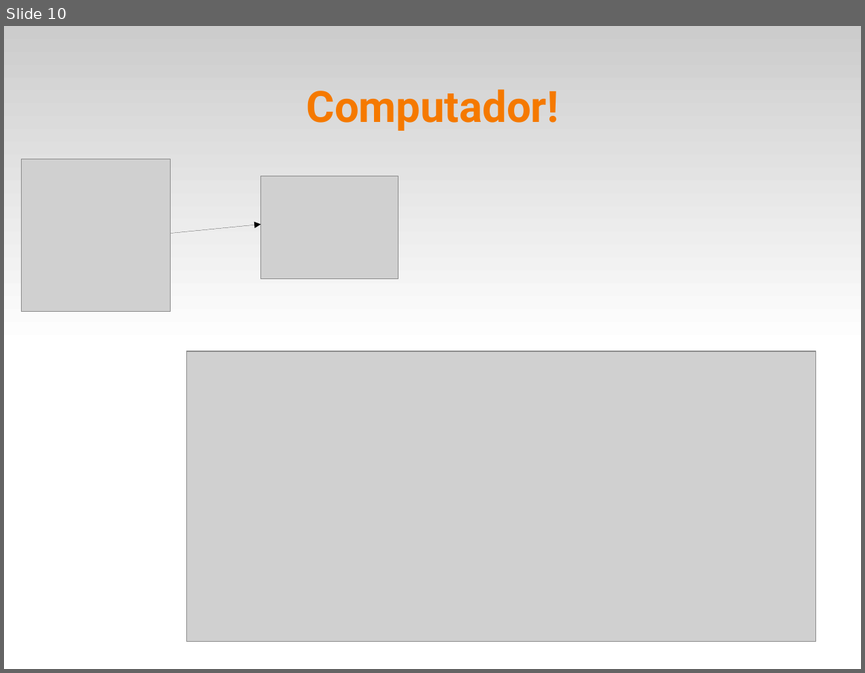
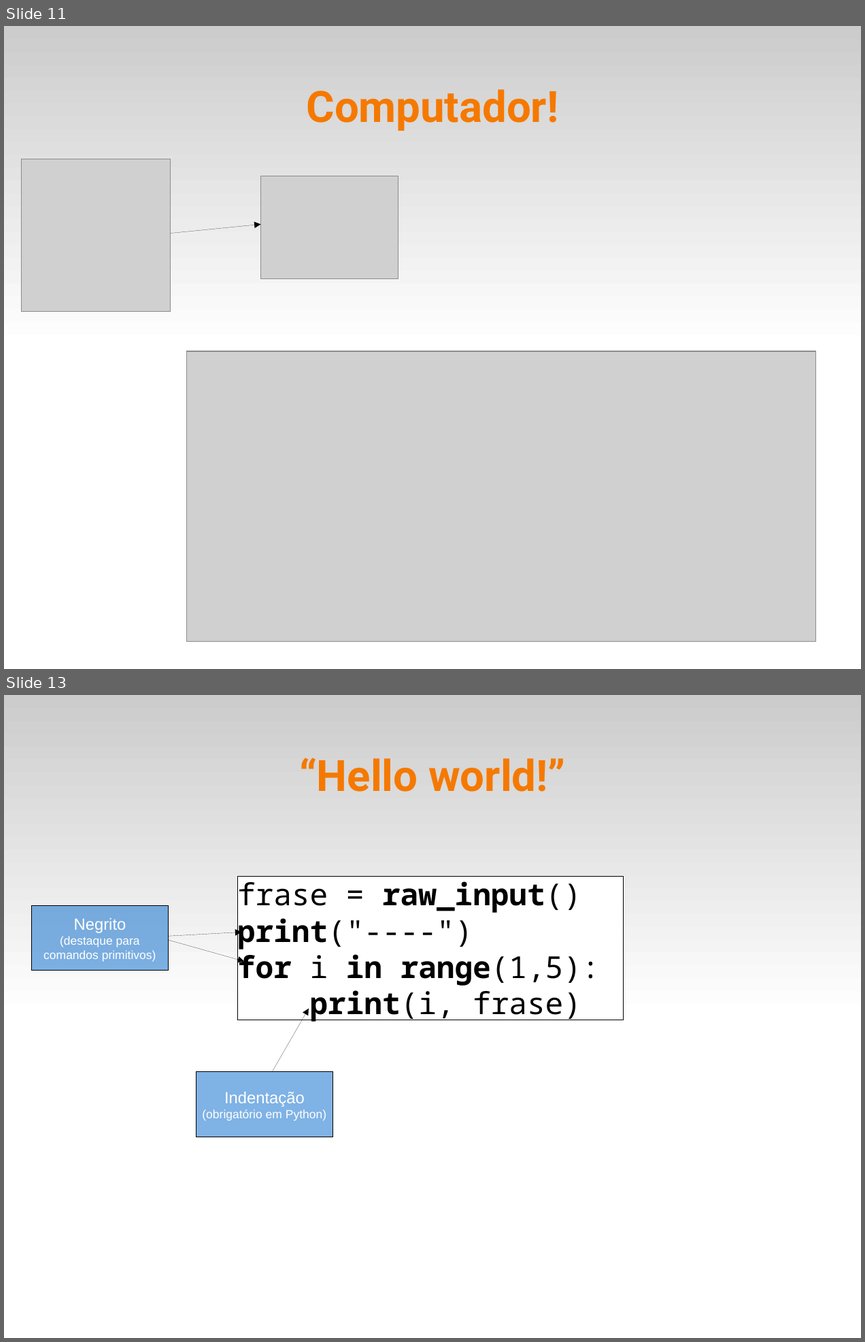
Before and after one commit to fsantanna-uerj/IPD, a slide deck: slides/ipd-01.odp. Shown one above the other, each under a label of ours: slide 10 before the commit, slides 11 and 13 after it; the slides between them are not shown. The pictures are 865x673 and 865x1342 pixels, drawn with LibreOffice and Linux fonts; fonts in the diff are those of the drawing; grey boxes stand for pictures. Boxes give left, top, right and bottom in pixels: in the first picture for what was removed or moved away, otherwise in the second. Text is boxed around its words. In the diff, an @@ line names an element or a change of style, - is before the commit and + after.

```diff
--- a/slides/ipd-01.odp
+++ b/slides/ipd-01.odp
@@ slide 13 added at (4, 695, 861, 1338), background #FFFFFF; not listed: 1 template element that a slide beside it also shows @@
@@ title added at (299, 758, 565, 792), 40 pt, text #F57900, bold @@
+“Hello world!”
@@ rectangle added at (237, 876, 623, 1019), fill #FFFFFF, outline #000000 0 pt, 28 pt, text #000000 @@
+frase = raw_input()
+print("----")
+for i in range(1,5):
+print(i, frase)
@@ rectangle added at (31, 906, 169, 971), fill #0066CC at 50% opacity, outline #000000 0 pt, 11 pt, text #FFFFFF @@
+Negrito
+(destaque para
+comandos primitivos)
@@ arrow added from (169, 936) to (242, 932), #000000 0 pt @@
@@ arrow added from (169, 940) to (244, 961), #000000 0 pt @@
@@ arrow added from (272, 1071) to (309, 1008), #000000 0 pt @@
@@ rectangle added at (196, 1071, 334, 1136), fill #0066CC at 50% opacity, outline #000000 0 pt, 11 pt, text #FFFFFF @@
+Indentação
+(obrigatório em Python)
@@ what was slide 10 is now slide 11 @@
```
Also in this commit, not shown: 2 slides changed, 1 other slide added, 8 slides removed, 7 other files.
